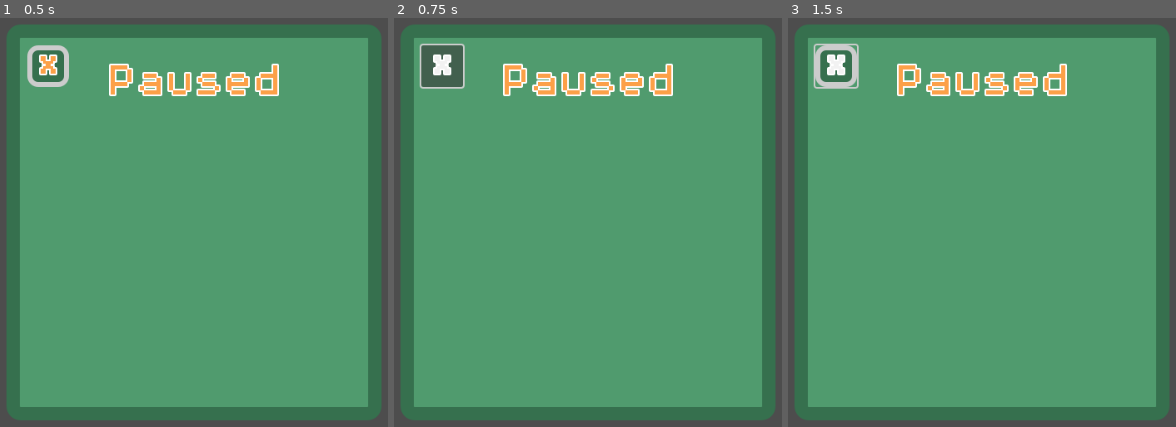
Above: before the commit, frames 1-3 (left to right).
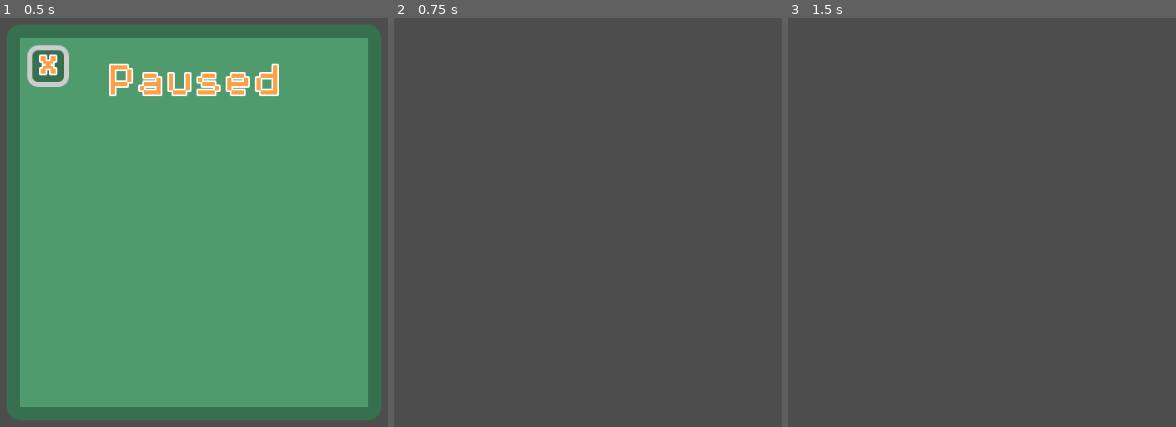
Above: after the commit, the same moments.

Repository: Salvador-1010/flappy-bird-solo-clone
Game: Godot game, scene res://Scenes/pause_screen.tscn
Two runs of this game, one before a commit and one after it. Both use one fixed random seed, a clock stepped at 60 frames per second and the inputs below. This scene is started directly instead of the project's main scene.
Inputs (mouse positions are in pixels of both pictures, inside the frame that each line leads up to):
- Up to frame 1 (0.5 s): no input
- Up to frame 2 (0.75 s): click "X" at 0.5 s
- Up to frame 3 (1.5 s): move the mouse to (1082, 181) at 1.27 s; press the mouse at (1082, 181) at 1.28 s

Frame 1 is identical in both runs. In frame 2, 92% of the frame differs, in the area x 1-99%, y 1-99%; in frame 3, 93%.

Commit message:
still working on ui

Diff:
--- a/Scenes/main_scene.tscn
+++ b/Scenes/main_scene.tscn
@@ -1,10 +1,11 @@
-[gd_scene load_steps=15 format=3 uid="uid://bfhlsd688kg48"]
+[gd_scene load_steps=16 format=3 uid="uid://bfhlsd688kg48"]
 
 [ext_resource type="Texture2D" uid="uid://cjij4rq2hbmgg" path="res://sprites/background-day.png" id="1_6l7je"]
 [ext_resource type="Script" uid="uid://gsdwoo8c8sqe" path="res://Scripts/game_manager.gd" id="1_iacmt"]
 [ext_resource type="PackedScene" uid="uid://cj6wix6n3y01j" path="res://Scenes/bird.tscn" id="1_jv6wh"]
 [ext_resource type="Texture2D" uid="uid://xyv5gkvw4vsk" path="res://sprites/base.png" id="2_jv6wh"]
 [ext_resource type="PackedScene" uid="uid://ddj4umsrqpgo7" path="res://Scenes/settings_screen.tscn" id="3_huasi"]
+[ext_resource type="PackedScene" uid="uid://045c2l7a2drq" path="res://Scenes/pause_screen.tscn" id="3_m1efj"]
 [ext_resource type="AudioStream" uid="uid://bxq7h3aao7gup" path="res://Audio/BackgroundMusic.mp3" id="3_maf8m"]
 [ext_resource type="FontFile" uid="uid://b8p5d2253p2eb" path="res://Fonts/PixelOperator8.ttf" id="4_6ev3c"]
 [ext_resource type="PackedScene" uid="uid://caperhq01sdxf" path="res://Scenes/pipe_pair.tscn" id="4_x6ack"]
@@ -19,6 +20,10 @@
 border_width_right = 16
 border_width_bottom = 16
 border_color = Color(0.21237245, 0.4386459, 0.30465, 1)
+corner_radius_top_left = 16
+corner_radius_top_right = 16
+corner_radius_bottom_right = 16
+corner_radius_bottom_left = 16
 
 [sub_resource type="StyleBoxEmpty" id="StyleBoxEmpty_huasi"]
 
@@ -64,6 +69,7 @@
 [node name="GameManager" type="Node" parent="."]
 script = ExtResource("1_iacmt")
 pipe_pair_scene = ExtResource("4_x6ack")
+pausedPopup = ExtResource("3_m1efj")
 settingsPopup = ExtResource("3_huasi")
 
 [node name="SpawnTimer" type="Timer" parent="GameManager"]
@@ -71,6 +77,7 @@
 autostart = true
 
 [node name="backgroundMusicPlayer" type="AudioStreamPlayer2D" parent="GameManager"]
+process_mode = 3
 stream = ExtResource("3_maf8m")
 autoplay = true
 parameters/looping = true
--- a/Scenes/pause_screen.tscn
+++ b/Scenes/pause_screen.tscn
@@ -1,6 +1,7 @@
-[gd_scene load_steps=5 format=3 uid="uid://045c2l7a2drq"]
+[gd_scene load_steps=6 format=3 uid="uid://045c2l7a2drq"]
 
 [ext_resource type="FontFile" uid="uid://clmjsqgg2q1as" path="res://Fonts/PixelOperator8-Bold.ttf" id="1_8py1w"]
+[ext_resource type="Script" uid="uid://fb5o7fugo1nk" path="res://Scripts/pause_screen.gd" id="1_hl5t3"]
 [ext_resource type="FontFile" uid="uid://b8p5d2253p2eb" path="res://Fonts/PixelOperator8.ttf" id="2_hl5t3"]
 
 [sub_resource type="StyleBoxFlat" id="StyleBoxFlat_16tsp"]
@@ -27,12 +28,14 @@
 corner_radius_bottom_left = 12
 
 [node name="Pause Screen" type="Control"]
+process_mode = 3
 layout_mode = 3
 anchors_preset = 15
 anchor_right = 1.0
 anchor_bottom = 1.0
 grow_horizontal = 2
 grow_vertical = 2
+script = ExtResource("1_hl5t3")
 
 [node name="PausePanel" type="Panel" parent="."]
 custom_minimum_size = Vector2(450, 475)
@@ -92,3 +95,5 @@
 theme_override_fonts/font = ExtResource("2_hl5t3")
 theme_override_font_sizes/font_size = 40
 text = "Paused"
+
+[connection signal="pressed" from="PausePanel/MarginContainer/VBoxContainer/EscButtonContainer/ExitButton" to="." method="_on_exit_button_pressed"]
--- a/Scenes/settings_screen.tscn
+++ b/Scenes/settings_screen.tscn
@@ -11,6 +11,10 @@
 border_width_right = 24
 border_width_bottom = 24
 border_color = Color(0.21176471, 0.4392157, 0.30588236, 1)
+corner_radius_top_left = 16
+corner_radius_top_right = 16
+corner_radius_bottom_right = 16
+corner_radius_bottom_left = 16
 
 [sub_resource type="StyleBoxFlat" id="StyleBoxFlat_lii5r"]
 bg_color = Color(0.21176471, 0.4392157, 0.30588236, 1)
@@ -66,9 +70,9 @@
 
 [node name="ExitSettingsContainer" type="MarginContainer" parent="Panel/MarginContainer/VBoxContainer"]
 layout_mode = 2
-theme_override_constants/margin_left = 5
+theme_override_constants/margin_left = 0
 theme_override_constants/margin_top = 10
-theme_override_constants/margin_right = 370
+theme_override_constants/margin_right = 375
 
 [node name="ExitSettingsButton" type="Button" parent="Panel/MarginContainer/VBoxContainer/ExitSettingsContainer"]
 custom_minimum_size = Vector2(60, 60)
--- a/Scripts/game_manager.gd
+++ b/Scripts/game_manager.gd
@@ -9,17 +9,26 @@
 @onready var ui: CanvasLayer = $"../UI"
 @onready var settings_scene_margain_container: MarginContainer = $"../UI/SettingsSceneMargainContainer"
 
-
+@export var pausedPopup: PackedScene
 @export var settingsPopup: PackedScene
 
 var score := 0
-
+#variable to keep track of whether the game is paused or not
+var paused := false
+var paused_popup_container:Control = null
 #while the default game is running esc can be pressed
 #to pause the game and go to the settings menu
-func _unhandled_input(event: InputEvent) -> void:
+func _input(event: InputEvent) -> void:
 	if event.is_action("escape"):
-		call("_on_settings_button_pressed")
-
+		if not paused:
+			paused_popup_container = pausedPopup.instantiate()
+			ui.add_child(paused_popup_container)
+			paused = true
+			get_tree().paused = true
+		elif paused:
+			if is_instance_valid(paused_popup_container):
+				print("valid")
+				paused_popup_container.queue_free()
 # Called when the node enters the scene tree for the first time.
 func _ready() -> void:
 	get_tree().paused = false
--- /dev/null
+++ b/Scripts/pause_screen.gd
@@ -0,0 +1,22 @@
+extends Control
+
+@onready var exit_button: Button = $PausePanel/MarginContainer/VBoxContainer/EscButtonContainer/ExitButton
+
+# Called when the node enters the scene tree for the first time.
+func _ready() -> void:
+	pass # Replace with function body.
+
+
+# Called every frame. 'delta' is the elapsed time since the previous frame.
+func _process(delta: float) -> void:
+	pass
+
+func _unhandled_input(event: InputEvent) -> void:
+	pass
+
+func _on_exit_button_pressed() -> void:
+	queue_free()
+	exit_pause()
+
+func exit_pause() -> void:
+	get_tree().paused = false
Not shown, added: Scripts/pause_screen.gd.uid
